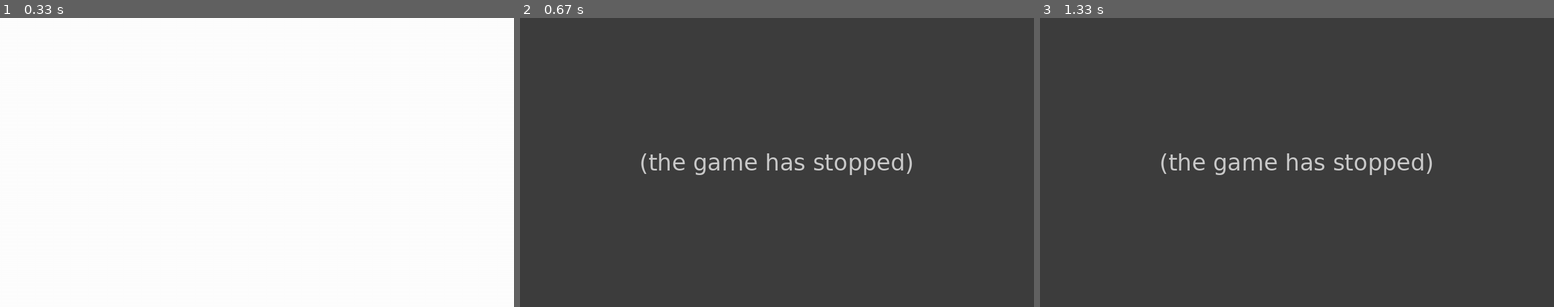
Above: before the commit, frames 1-3 (left to right).
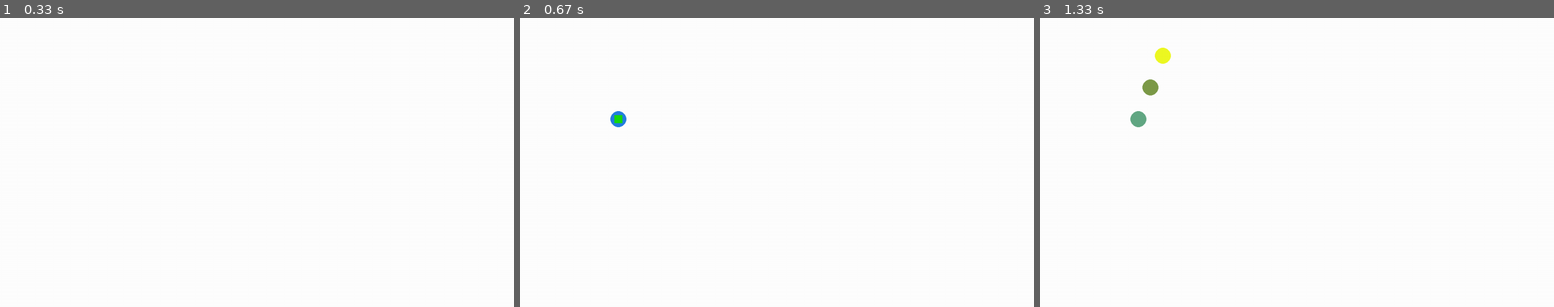
Above: after the commit, the same moments.

Repository: 100ballovby/friday_5PM_2223
Game: pygame game, started from 32_pygame_0505/00_game.py
Same seed, same stepped clock (60 frames per second), same inputs: the game is played once before the commit and once after it.
Inputs (mouse positions are in pixels of both pictures, inside the frame that each line leads up to):
- Up to frame 1 (0.33 s): no input
- Up to frame 2 (0.67 s): right-click (617, 119) at 0.38 s
- Up to frame 3 (1.33 s): press the mouse at (1137, 119) at 0.7 s; move the mouse to (1147, 87) at 0.8 s; release the mouse at (1163, 55) at 0.93 s

Frame 1 is identical in both runs. In frame 2, 100% of the frame differs, in the area x 0-100%, y 0-100%; in frame 3, 100%.
Error before the commit: TypeError: rect argument is invalid (00_game.py line 28); the game stopped at 0.38 s (later frames are placeholders)

Commit message:
Adding mouse

Diff:
--- a/32_pygame_0505/00_game.py
+++ b/32_pygame_0505/00_game.py
@@ -1,5 +1,6 @@
 import sys
 import pygame as pg
+import random
 
 WIN_WIDTH = 1280
 WIN_HEIGHT = 720
@@ -21,8 +22,14 @@
         if event.type == pg.QUIT:
             pg.quit()
             sys.exit()
-        if event.type == pg.MOUSEBUTTONDOWN:
-            if event.button == 1:  # левая кнопка мыши
-                pg.draw.circle(screen, ORANGE, event.pos, 20)
-            elif event.button == 3:  # правая кнопка мыши
-                pg.draw.rect(screen, BLUE, event.pos, 20)
+
+    pressed = pg.mouse.get_pressed()  # определяет, какая клавиша мыши была нажата
+    pos = pg.mouse.get_pos()  # определяет позицию мыши в реальном времени
+    if pressed[0]:  # левая кнопка мыши
+        pg.draw.circle(screen, (random.randint(0, 255), random.randint(0, 255), random.randint(0, 255) ), pos, 20)
+    elif pressed[2]:  # правая кнопка мыши
+        pg.draw.circle(screen, BLUE, pos, 20)
+        pg.draw.rect(screen, GREEN, (pos[0] - 10, pos[1] - 10, 20, 20))
+    elif pressed[1]:  # нажато колесо мыши
+        screen.fill(WHITE)
+    pg.display.update()
--- /dev/null
+++ b/32_pygame_0505/01_shooting_mouse.py
@@ -0,0 +1,72 @@
+'''Напишите код в котором имитируется полет снаряда (пусть его роль сыграет круг)
+в место клика мышью. Снаряд должен вылетать из нижнего края окна и лететь вверх,
+т. е. изменяться должна только координата y. Пока летит один, другой не должен
+появляться. Когда снаряд достигает цели, должен имитировать взрыв, например, в этом
+месте прорисовываться квадрат.'''
+
+import sys
+import pygame as pg
+
+WIN_WIDTH = 1280
+WIN_HEIGHT = 720
+WHITE = (255, 255, 255)
+ORANGE = (252, 186, 3)
+GREEN = (22, 217, 15)
+BLUE = (36, 127, 224)
+PINK = (224, 36, 177)
+
+
+pg.init()  # инициализируем pygame
+screen = pg.display.set_mode((WIN_WIDTH, WIN_HEIGHT))  # создаем экран игры разрешением 1280х720px
+
+# начальные параметры пули
+bullet_r = 10
+bullet_speed = 3
+bullet_x = WIN_WIDTH // 2
+bullet_y = WIN_HEIGHT
+
+# флаг, запрещающий вылет пули, пока летит другая
+bullet_flying = False
+
+# параметры цели
+target_x = WIN_WIDTH // 2
+target_y = 100
+target_width = 50
+target_height = 50
+
+screen.fill(WHITE)
+pg.display.update()
+
+while True:  # цикл игры
+    for event in pg.event.get():  # обработчик событий pygame
+        if event.type == pg.QUIT:
+            pg.quit()
+            sys.exit()
+
+    pressed = pg.mouse.get_pressed()  # определяет, какая клавиша мыши была нажата
+    pos = pg.mouse.get_pos()  # определяет позицию мыши в реальном времени
+
+    if pressed[0] and not bullet_flying:
+        bullet_x = pos[0]
+        bullet_flying = True
+
+    # движение снаряда
+    if bullet_flying:
+        bullet_y -= bullet_speed
+        if bullet_y < 0:
+            # если снаряд достиг нижней границы
+            bullet_flying = False
+            bullet_y = WIN_HEIGHT
+        elif ((bullet_x - target_x) ** 2 + (bullet_y - target_y) ** 2) <= (bullet_r ** 2 + target_width ** 2) / 4: # если снаряд попал в цель
+            target_rect = pg.Rect(target_x, target_y, target_width, target_height)  # мы создаем квадрат
+            pg.draw.rect(screen, ORANGE, (target_x, target_y, target_width, target_height))  # нарисовать оранжевый квадратик на экране в координатах target_rect
+            bullet_flying = False
+            bullet_y = WIN_HEIGHT
+
+    # отрисовываем происходящее на экране
+    screen.fill(WHITE)
+    if bullet_flying:
+        pg.draw.circle(screen, BLUE, (bullet_x, bullet_y), bullet_r)
+    pg.draw.rect(screen, PINK, (target_x, target_y, target_width, target_height), 2)
+
+    pg.display.flip()
